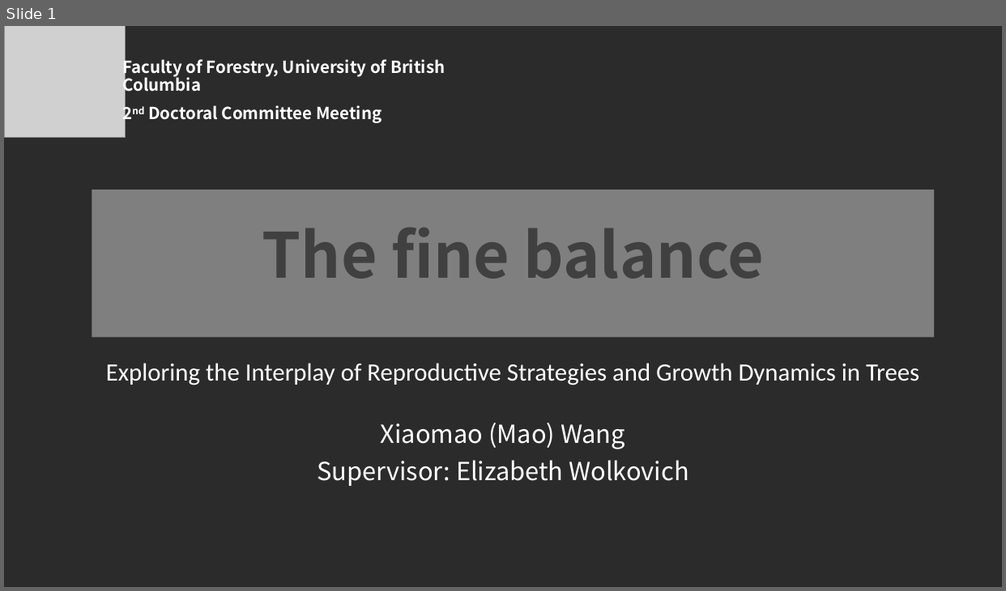
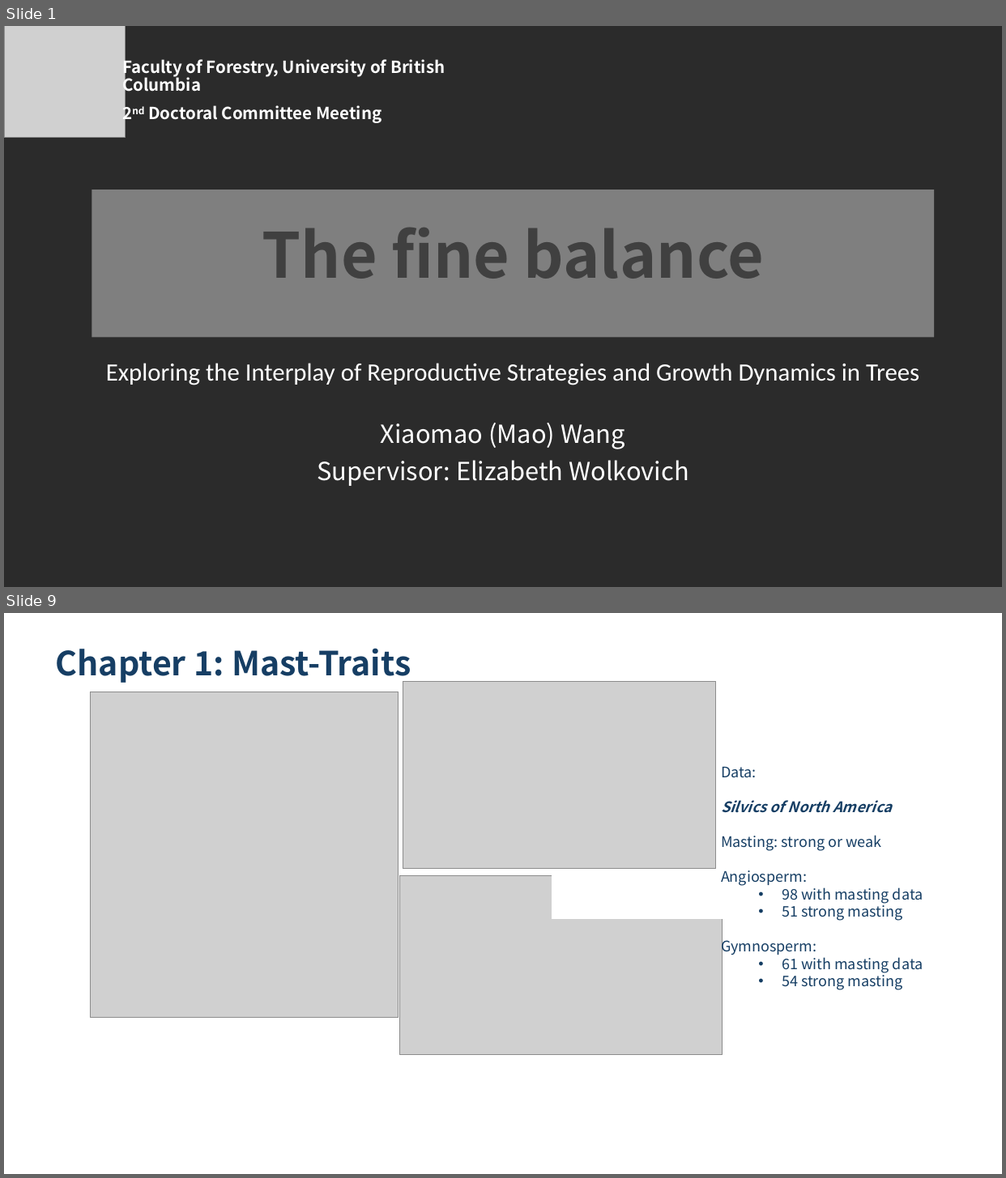
Before and after one commit to wangxm-forest/PhD, a slide deck: committee/secondCommitteeMeeting.pptx. Shown one above the other, each under a label of ours: slide 1 before the commit, slides 1 and 9 after it; the slides between them are not shown. The pictures are 1006x591 and 1006x1178 pixels, drawn with LibreOffice and Linux fonts; fonts in the diff are those of the drawing; grey boxes stand for pictures; background and template pictures are left out; a plain dark background stands for a picture behind light text. Boxes give left, top, right and bottom in pixels: in the first picture for what was removed or moved away, otherwise in the second. Text is boxed around its words. In the diff, an @@ line names an element or a change of style, - is before the commit and + after.

```diff
--- a/committee/secondCommitteeMeeting.pptx
+++ b/committee/secondCommitteeMeeting.pptx
@@ slide 9 added at [4,613,1002,1174], background picture (left out) @@
@@ text added at [56,648,411,684], 32 pt, text #163E64, bold @@
+Chapter 1: Mast-Traits
@@ picture added at [403,681,717,869] @@
@@ picture added at [90,692,398,1017] @@
@@ text added at [721,767,923,990], 14 pt, text #163E64 @@
+Data:
+Silvics of North America
+Masting: strong or weak
+Angiosperm:
+  • 98 with masting data
+  • 51 strong masting
+Gymnosperm:
+  • 61 with masting data
+  • 54 strong masting
@@ picture added at [399,875,722,1054] @@
@@ rectangle added at [552,873,722,918], fill #FFFFFF, outline #FFFFFF 1.5 pt @@
```
Also in this commit, not shown: 1 slide changed, 19 other slides added, 1 other file.
